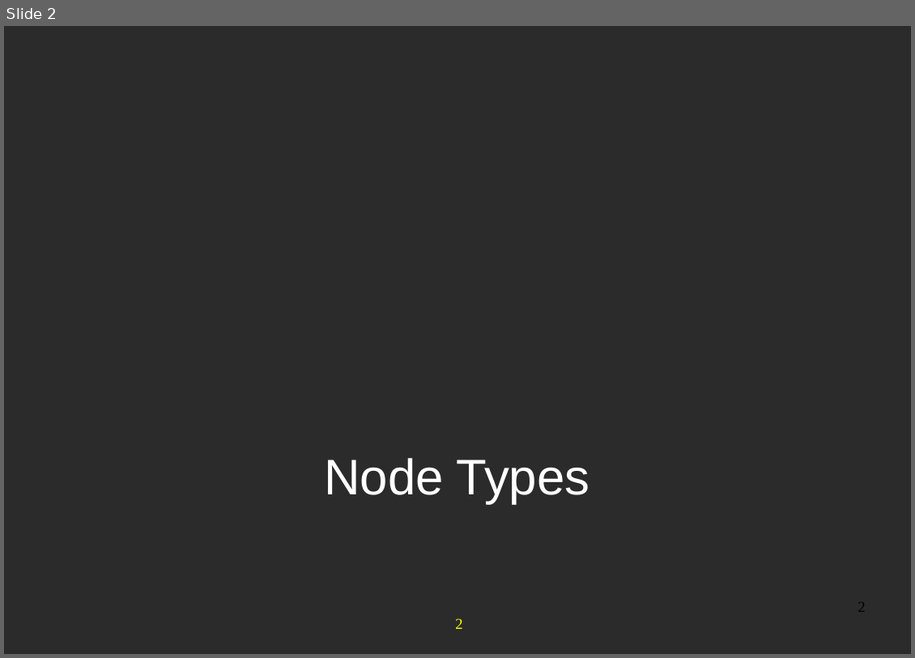
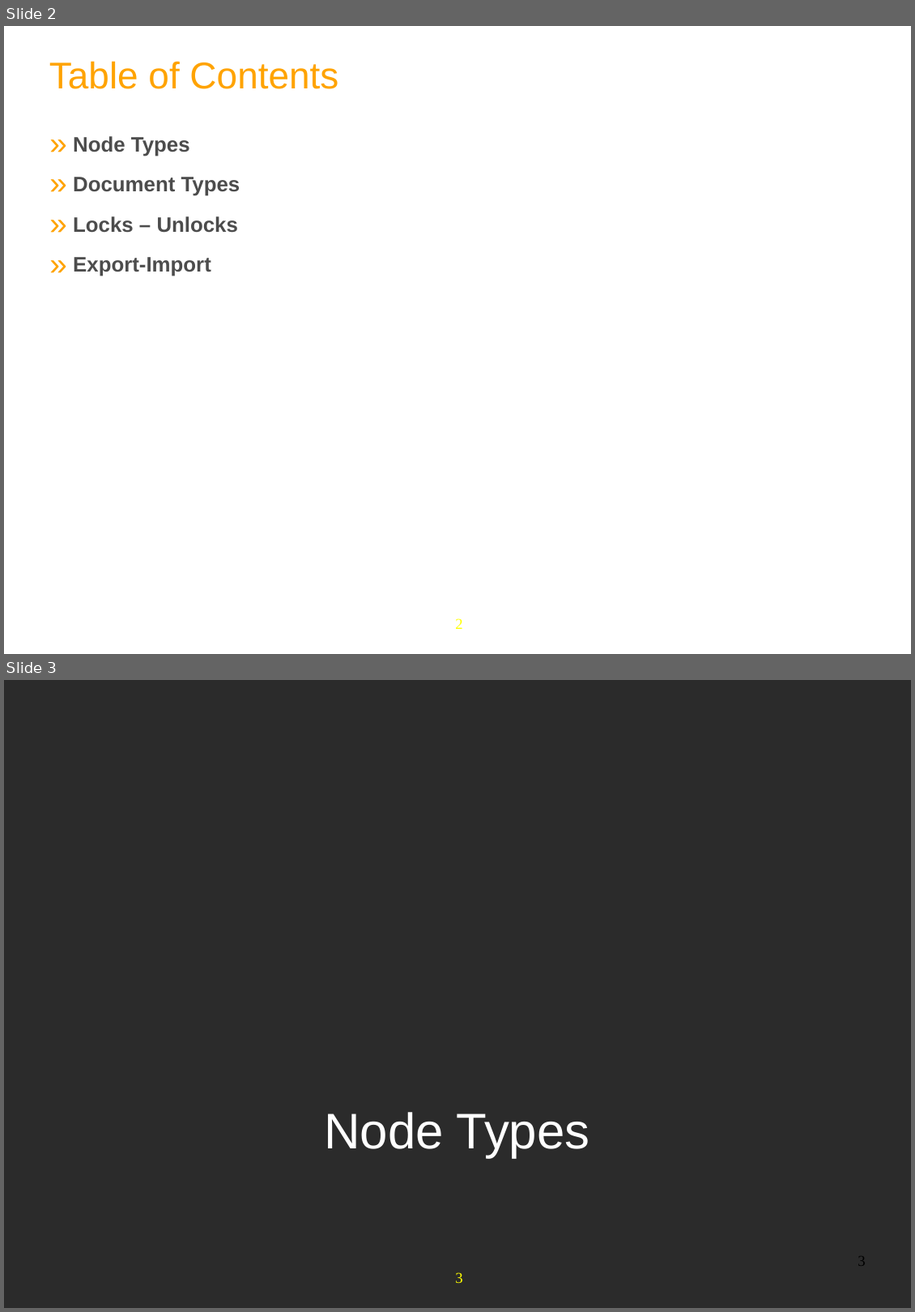
Before and after one commit to anhvurz90/training, a slide deck: plf3_5/eXoFundamentals/080-Content-Advanced/080-Content-Advanced-en.pptx. Shown one above the other, each under a label of ours: slide 2 before the commit, slides 2 and 3 after it. The pictures are 915x658 and 915x1312 pixels, drawn with LibreOffice and Linux fonts; fonts in the diff are those of the drawing; background and template pictures are left out; a plain dark background stands for a picture behind light text. Boxes give left, top, right and bottom in pixels: in the first picture for what was removed or moved away, otherwise in the second. Text is boxed around its words. In the diff, an @@ line names an element or a change of style, - is before the commit and + after.

Commit message:
TOC added

```diff
--- a/plf3_5/eXoFundamentals/080-Content-Advanced/080-Content-Advanced-en.pptx
+++ b/plf3_5/eXoFundamentals/080-Content-Advanced/080-Content-Advanced-en.pptx
@@ slide 2 added at box(4, 26, 911, 654), background #FFFFFF; not listed: 1 template element that a slide beside it also shows @@
@@ text added at box(49, 61, 339, 89), 32 pt, text #FFA300 @@
+Table of Contents
@@ text added at box(73, 136, 241, 276), 18 pt, text #4C4C4C, bold @@
+» Node Types
+» Document Types
+» Locks – Unlocks
+» Export-Import
@@ what was slide 2 is now slide 3 @@
@@ page number at box(858, 1257, 865, 1265): text changed @@
-2
+3
@@ page number at box(455, 1272, 462, 1283): text changed @@
-2
+3
```
